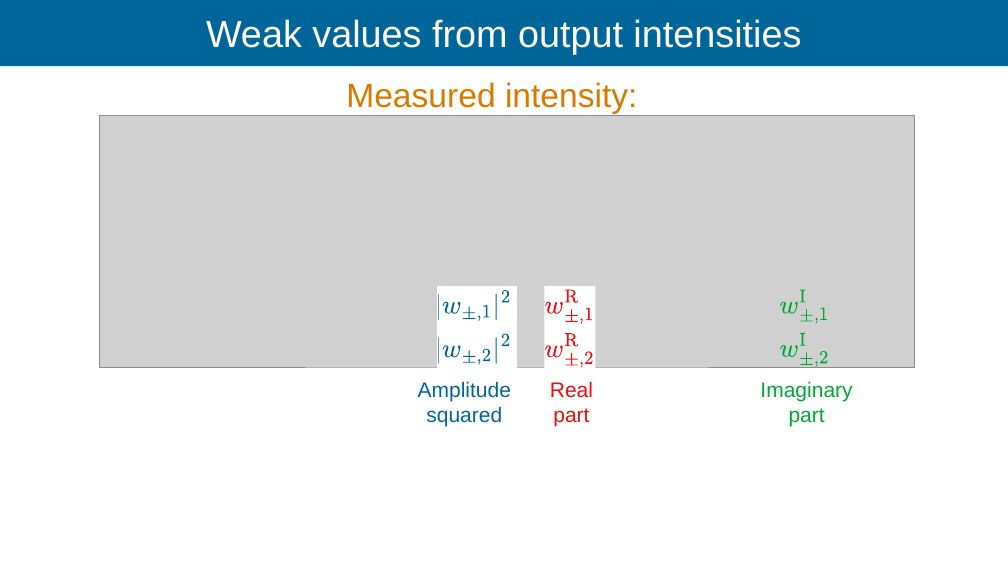
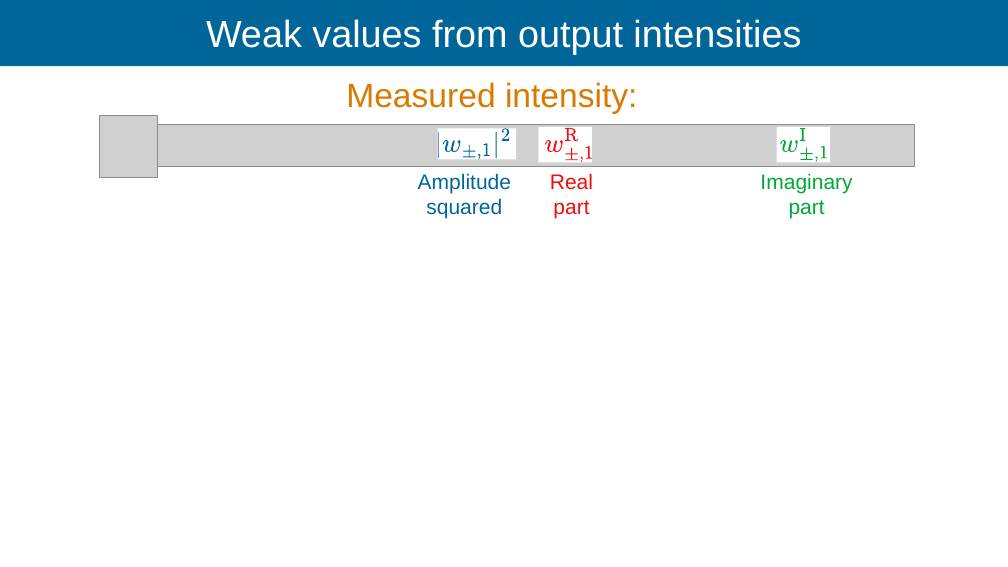
Before and after one commit to Ismaele-vincent/PhD, a slide deck: slide 100 of 2026/Talks/ILL Seminar/ILL seminar 2026 ver3.odp (slide 97 before the commit). Drawn at 1008x567 pixels with LibreOffice and Linux fonts; fonts in the diff are those of the drawing; grey boxes stand for pictures; background and template pictures are left out. Boxes give left, top, right and bottom in pixels: in the first picture for what was removed or moved away, otherwise in the second. Text is boxed around its words. In the diff, an @@ line names an element or a change of style, - is before the commit and + after.

```diff
--- a/2026/Talks/ILL Seminar/ILL seminar 2026 ver3.odp
+++ b/2026/Talks/ILL Seminar/ILL seminar 2026 ver3.odp
@@ picture added at bbox=[100, 116, 157, 178] @@
@@ picture: place and size @@
-picture at bbox=[100, 116, 915, 367]
+picture at bbox=[100, 124, 915, 166]
@@ rectangle added at bbox=[438, 128, 516, 159], fill #FFFFFF @@
@@ rectangle added at bbox=[538, 127, 592, 162], fill #FFFFFF @@
@@ rectangle added at bbox=[776, 127, 830, 162], fill #FFFFFF @@
@@ 3 texts: place and size @@
-3 texts at bbox=[418, 381, 852, 427]
+3 texts at bbox=[418, 173, 852, 219]
@@ 17 freeform shapes: place and size @@
-17 freeform shapes at bbox=[438, 289, 827, 323]
+17 freeform shapes at bbox=[438, 128, 827, 162]
@@ rectangle removed at bbox=[438, 286, 517, 379] @@
@@ rectangle removed at bbox=[544, 286, 595, 379] @@
@@ group removed at bbox=[438, 333, 509, 364]: 7 freeform shapes @@
@@ group removed at bbox=[545, 333, 592, 367]: 5 freeform shapes @@
@@ group removed at bbox=[780, 333, 827, 366]: 5 freeform shapes @@
```
Also in this commit, not shown: 18 other slides changed, 10 slides added, 2 slides removed, 22 other files.
